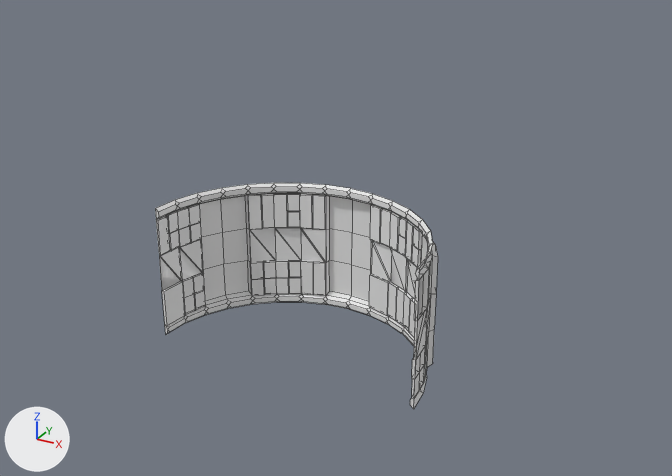
The FBX model Assets/Models/FPS/Wall_RadialTube/Wall_RadialTube_1.fbx, before and after one commit.
Rendered twice from a 50 mm lens placed at (35.5, -63.0, 20.4), pointed at (17.1, -29.5, 3.7). Every picture has the same lights, and +X, +Y and +Z are marked at lower left. Mesh edges are drawn as thin lines. Vertices at the same position are counted once.

In view in the first picture: 'Wall_RadialTube_1'.
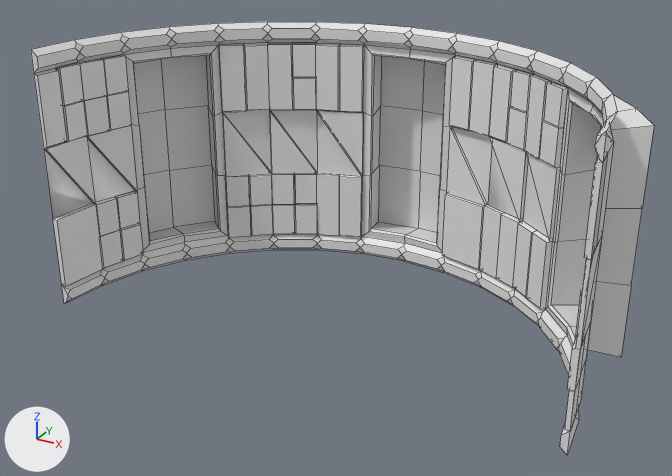
Changed parts and their boxes [x1, y1, x2, y2] in the pictures (672 x 476 px):
'Wall_RadialTube_1', reshaped, rescaled (120% wider, 91% taller): before [155, 183, 438, 409]; after [31, 22, 654, 454]
part 1 of me_cylinder_006, built on: before [199, 195, 438, 367]; after [123, 45, 654, 357]

The change, as a diff of the scene's bpy script:
```diff
--- a/Assets/Models/FPS/Wall_RadialTube/Wall_RadialTube_1.fbx.py
+++ b/Assets/Models/FPS/Wall_RadialTube/Wall_RadialTube_1.fbx.py
@@ me_cylinder_006 @@
 # used by ob_wall_radialtube_1; location = (17.5, -35.0, 0.0); rotation_euler = (1.571, 0.0, 0.0), in degrees (90, 0, 0); scale = (0.01, 0.01, 0.01)
-me_cylinder_006.from_pydata(...)  # 679 vertices, 542 faces; spans x -600.0..600.0, y 0.0..600.0, z -622.0..1.0
+me_cylinder_006.from_pydata(...)  # 739 vertices, 602 faces; spans x -622.0..622.0, y 0.0..600.0, z -684.0..1.0
+# me_cylinder_006 part 1
+# 18 vertices are removed from x -570.0..570.0, y 61.0..539.0, z -622.0..-246.0
+# 42 faces are deleted
+# 18 vertices move from x -570.0..570.0, y 61.0..539.0, z -622.0..-246.0 to x -539.0..539.0, y 70.0..530.0, z -596.0..-247.0
+# 54 vertices are added at x -622.0..622.0, y 61.0..531.0, z -684.0..-246.0
+# 18 new vertices lie (0.0, 159.0, 0.0) away from vertices in x -622.0..622.0, y 61.0..380.0, z -684.0..-281.0
+# 6 new vertices lie (0.0, 148.0, 0.0) away from vertices in x -544.0..544.0, y 226.0, z -592.0..-252.0
+# 102 new faces join them
@@ ob_wall_radialtube_1 @@
 ob_wall_radialtube_1.rotation_euler = (1.571, 0.0, 0.0)  # degrees (90, 0, 0)
-ob_wall_radialtube_1.scale = (0.01, 0.01, 0.01)
+ob_wall_radialtube_1.scale = (0.02, 0.02, 0.02)
```
